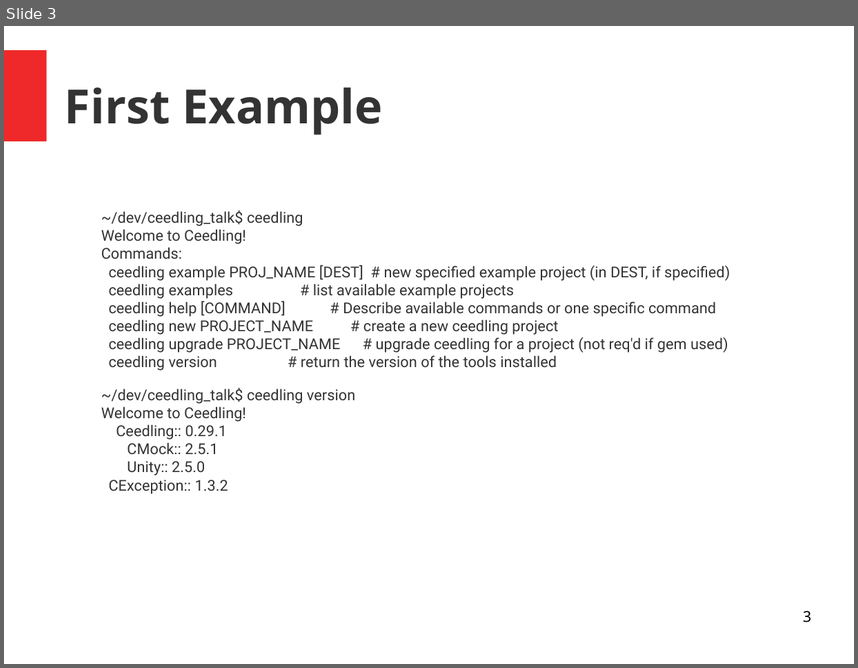
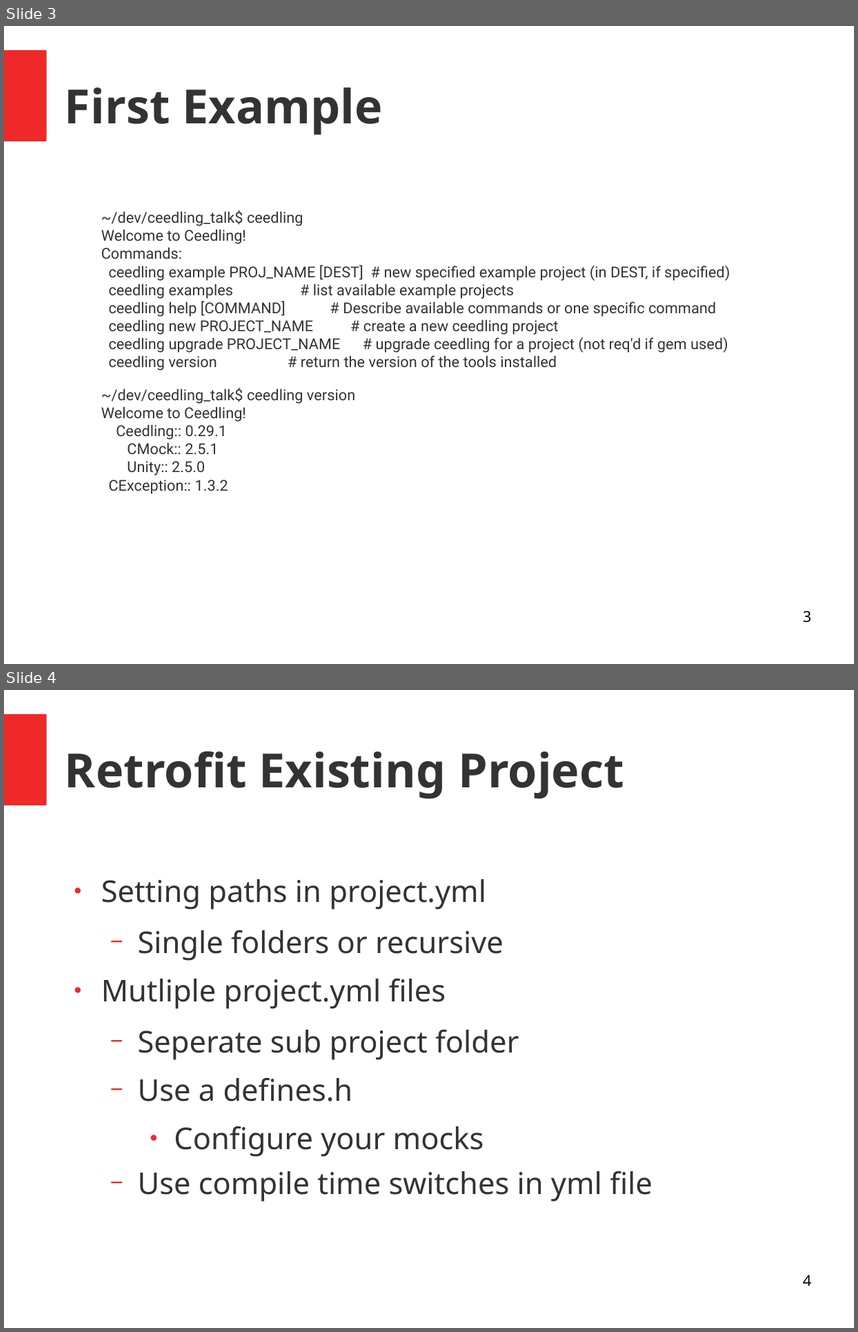
Before and after one commit to bd2357/ceedling_talk, a slide deck: ceedling_talk.odp. Shown one above the other, each under a label of ours: slide 3 before the commit, slides 3 and 4 after it. The pictures are 858x668 and 858x1332 pixels, drawn with LibreOffice and Linux fonts; fonts in the diff are those of the drawing. Boxes give left, top, right and bottom in pixels: in the first picture for what was removed or moved away, otherwise in the second. Text is boxed around its words. In the diff, an @@ line names an element or a change of style, - is before the commit and + after.

```diff
--- a/ceedling_talk.odp
+++ b/ceedling_talk.odp
@@ slide 4 added at (4, 690, 854, 1328), background #FFFFFF; not listed: 1 template element that a slide beside it also shows @@
@@ title added at (65, 751, 624, 799), 44 pt, text #333333, bold @@
+Retrofit Existing Project
@@ text added at (101, 879, 653, 1201), 28 pt, text #333333 @@
+● Setting paths in project.yml
+  − Single folders or recursive
+● Mutliple project.yml files
+  − Seperate sub project folder
+  − Use a defines.h
+    ● Configure your mocks
+  − Use compile time switches in yml file
@@ page number added at (803, 1274, 811, 1285), 14 pt, text #000000 @@
+4
```
Also in this commit, not shown: 2 other slides added.
